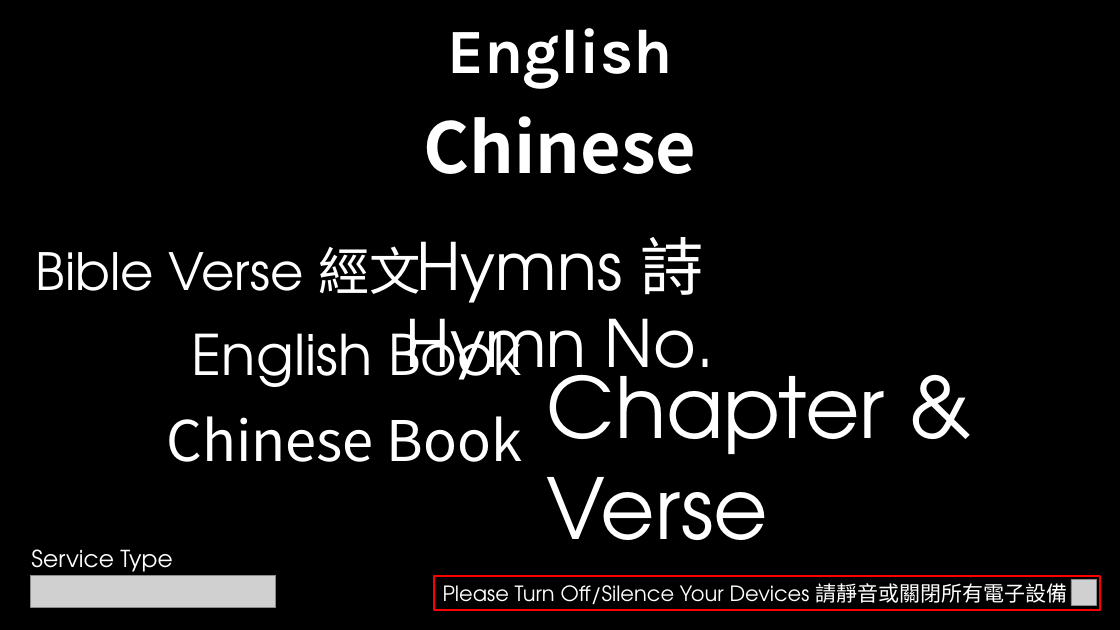
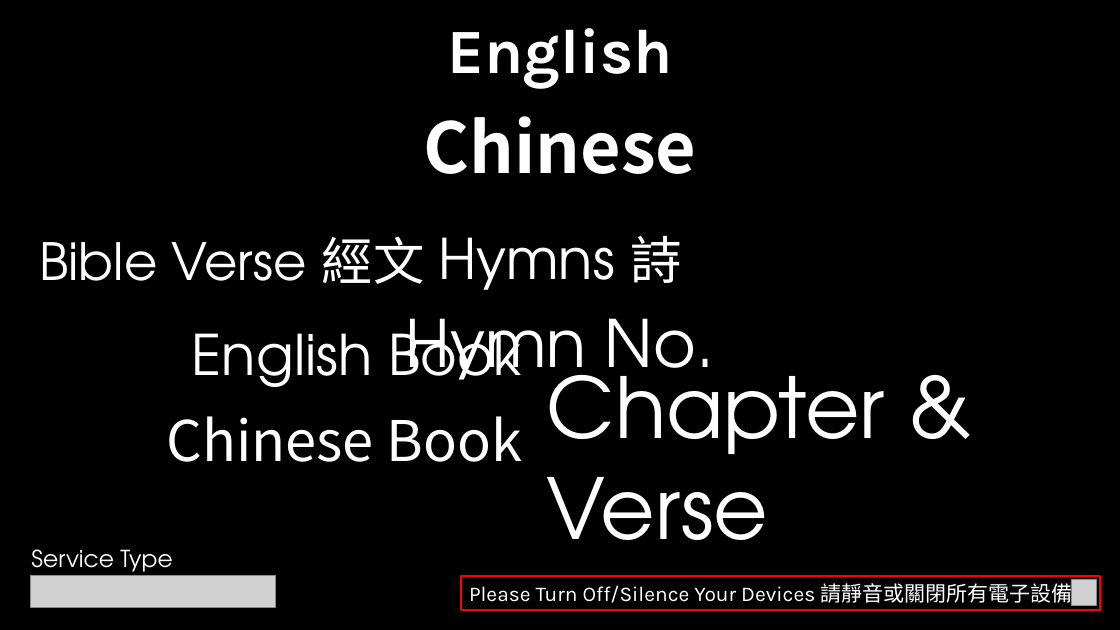
Before and after one commit to calebchanwy/tjc-powerpoint, a slide deck: slide 1 of TJCPowerPoint/Resources/ServiceWidescreen.pptx. Drawn at 1120x630 pixels with LibreOffice and Linux fonts; fonts in the diff are those of the drawing; grey boxes stand for pictures. Boxes give left, top, right and bottom in pixels: in the first picture for what was removed or moved away, otherwise in the second. Text is boxed around its words. In the diff, an @@ line names an element or a change of style, - is before the commit and + after.

```diff
--- a/TJCPowerPoint/Resources/ServiceWidescreen.pptx
+++ b/TJCPowerPoint/Resources/ServiceWidescreen.pptx
@@ text "Bible Verse 經文" rewrapped from [36, 241, 422, 294] to [39, 236, 425, 284] @@
@@ text "Hymns 詩" at [438, 235, 681, 290]: size 56 to 48 pt in "Hymns"; size 54 to 44 pt in "詩"; less space between paragraphs @@
@@ rectangle "Please Turn Off/Silence Your Devices ...": place and size @@
-rectangle "Please Turn Off/Silence Your Devices ..." at [434, 576, 1101, 610]
+rectangle "Please Turn Off/Silence Your Devices ..." at [461, 576, 1101, 610]
@@ rectangle "Please Turn Off/Silence Your Devices ..." at [461, 576, 1101, 610]: font TeX Gyre Adventor to Karla in "Please Turn Off/Silence Your Devices"; font TeX Gyre Adventor to Noto Sans CJK TC in "請靜音或關閉所有電子設備" @@
```
Also in this commit, not shown: 7 other slides changed, 17 other files.
